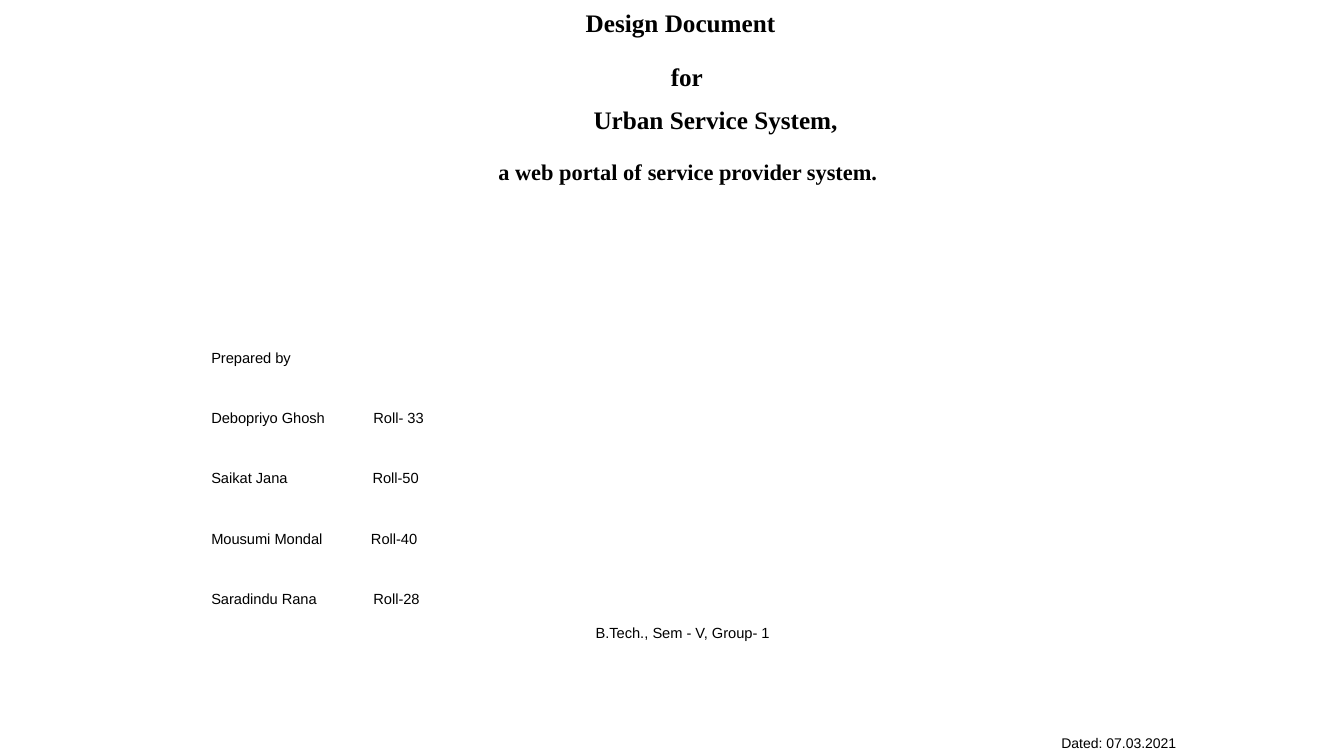
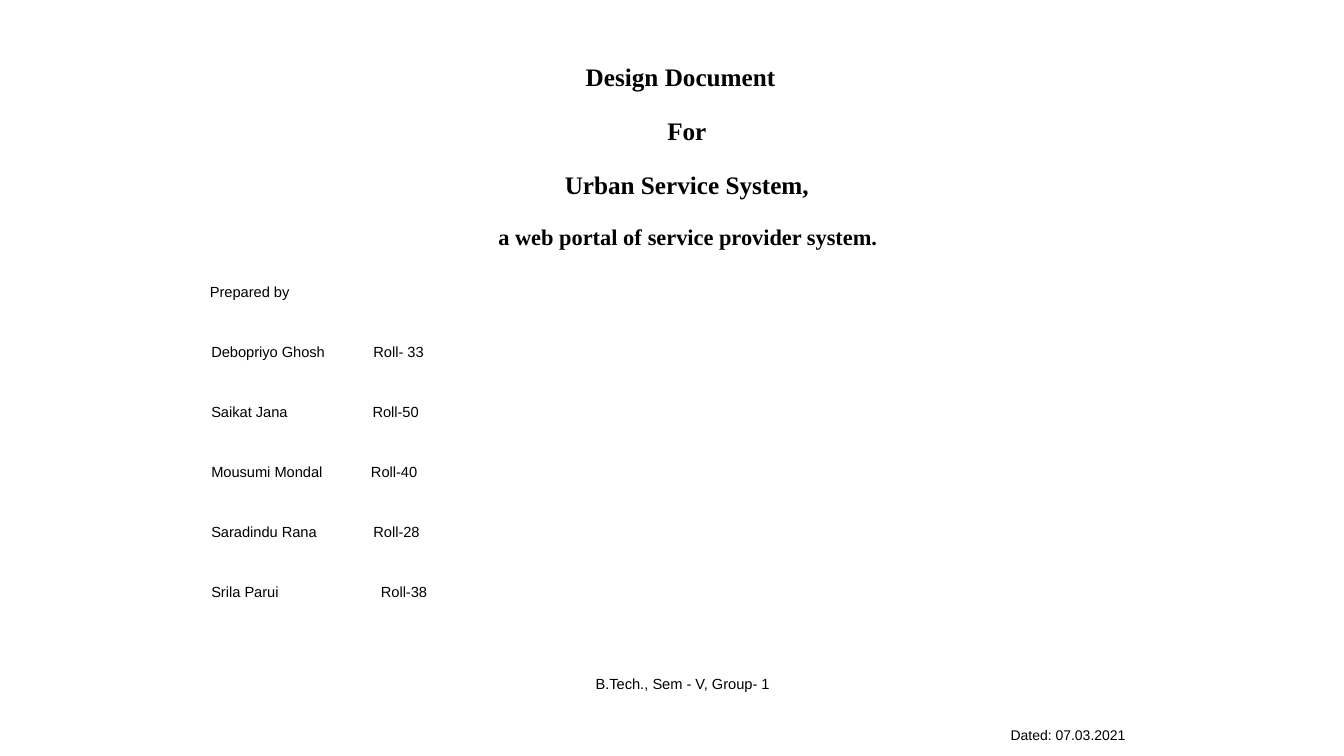
Before and after one commit to debopriyodjghosh/urbanclap, a slide deck: slide 1 of Design Doc/Design document.pptx. Drawn at 1344x756 pixels with LibreOffice and Linux fonts; fonts in the diff are those of the drawing. Boxes give left, top, right and bottom in pixels: in the first picture for what was removed or moved away, otherwise in the second. Text is boxed around its words. In the diff, an @@ line names an element or a change of style, - is before the commit and + after.

Commit message:
ppt

```diff
--- a/Design Doc/Design document.pptx
+++ b/Design Doc/Design document.pptx
@@ text at <box>667,123,706,141</box>: text changed @@
-for
+For
@@ text at <box>210,176,1126,740</box>: indent changed; line spacing 1.07 to 30.7pt; line spacing 1.07 to 10pt; alignment right to left @@
@@ text at <box>211,586,427,597</box>: paragraph added @@
+Srila Parui Roll-38
```
Also in this commit, not shown: 4 slides added, 1 other file.
